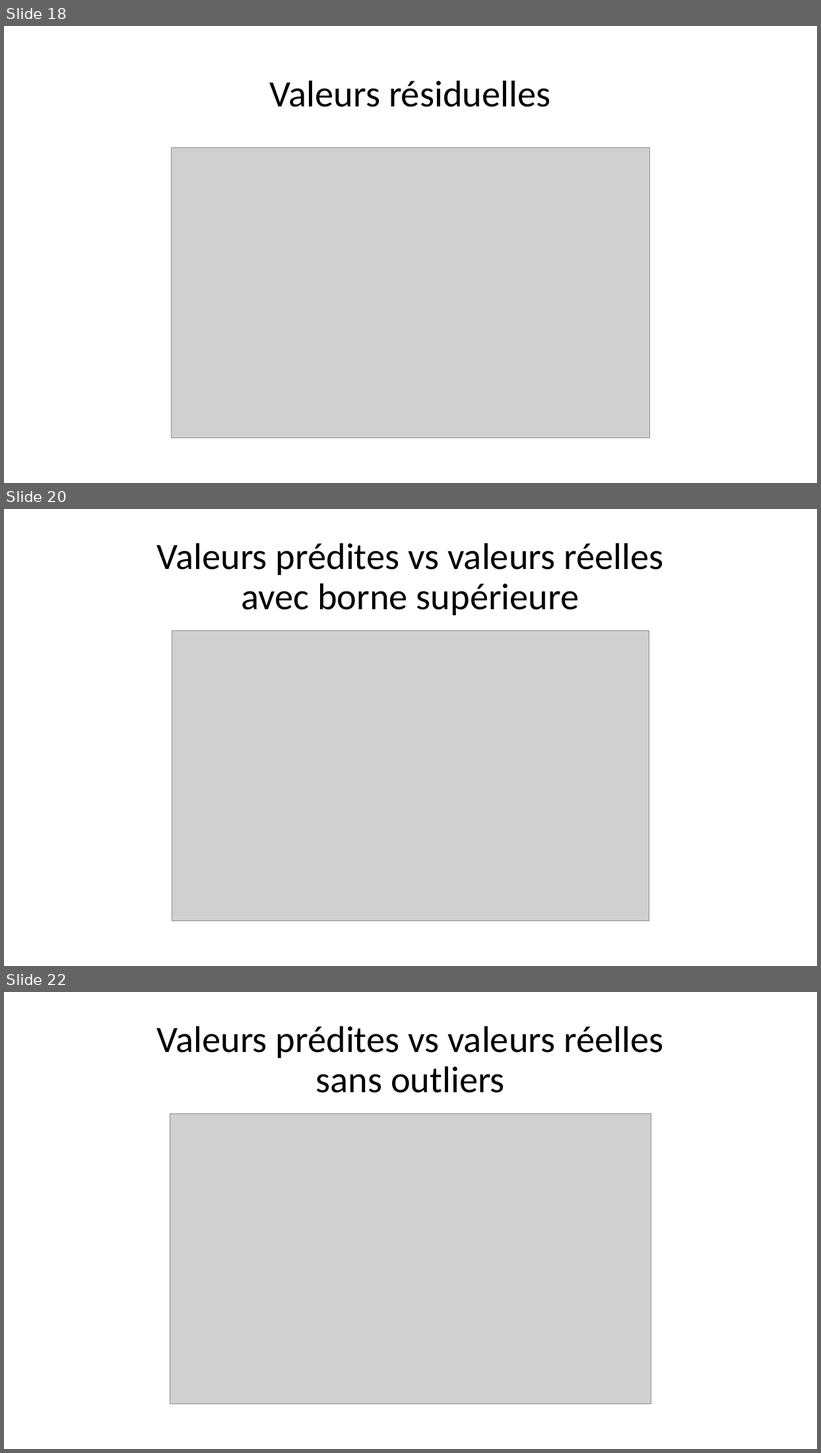
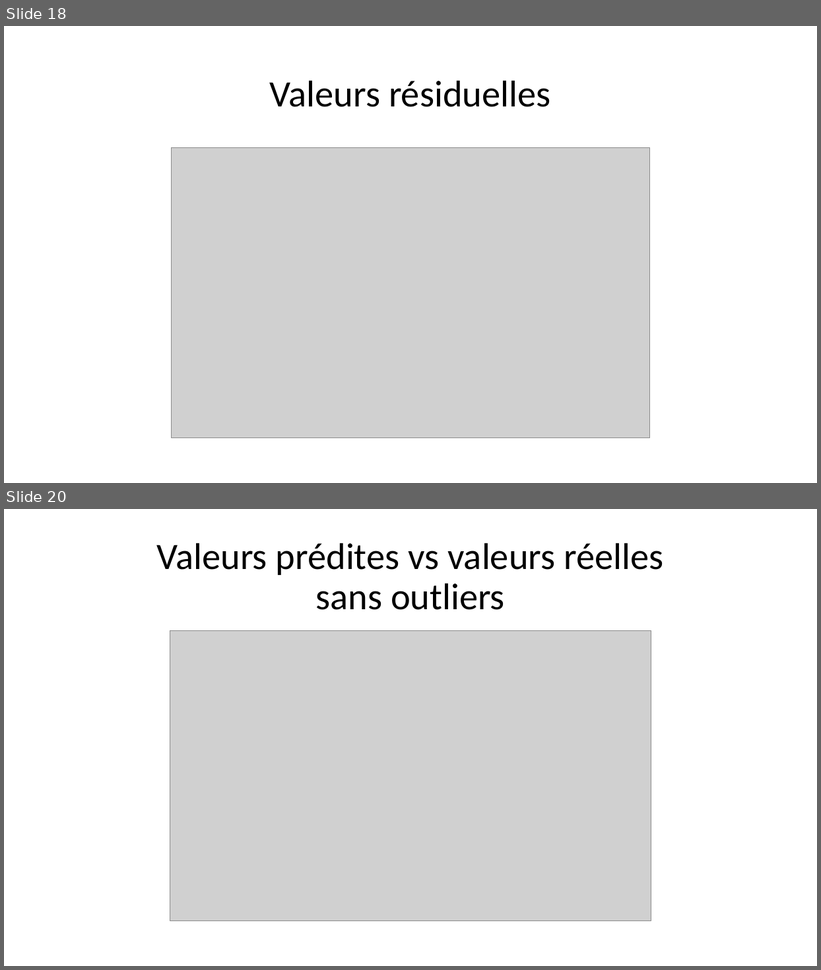
Before and after one commit to morganscao/Projet4, a slide deck: rapport/Anticipez le retard de vol des avions.pptx. Shown one above the other, each under a label of ours: slides 18, 20 and 22 before the commit, slides 18 and 20 after it; the slides between them are not shown. The pictures are 821x1453 and 821x970 pixels, drawn with LibreOffice and Linux fonts; fonts in the diff are those of the drawing; grey boxes stand for pictures. Boxes give left, top, right and bottom in pixels: in the first picture for what was removed or moved away, otherwise in the second. Text is boxed around its words. In the diff, an @@ line names an element or a change of style, - is before the commit and + after.

```diff
--- a/rapport/Anticipez le retard de vol des avions.pptx
+++ b/rapport/Anticipez le retard de vol des avions.pptx
@@ slide 20 removed at [4, 509, 817, 966], background #FFFFFF @@
@@ title removed at [157, 543, 663, 615] @@
-Valeurs prédites vs valeurs réelles
-avec borne supérieure
@@ picture removed at [172, 631, 649, 921] @@
@@ what was slide 22 is now slide 20 @@
```
Also in this commit, not shown: 11 slides changed, 1 other slide removed, 16 other files.
